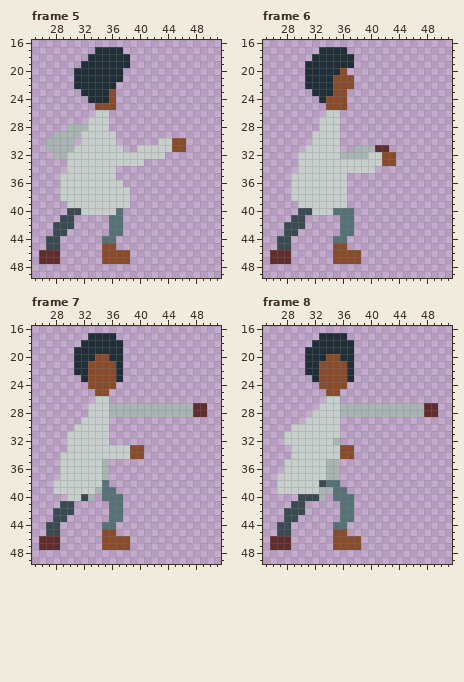
Two versions of one pixel-art file, Assets/Sprites/Player/mc_punch_1.aseprite. This is how it looked before the edit.
64x64 pixels, 8 frames. Shown: frame 5: x 25..51, y 16..49; frame 6: x 25..51, y 16..49; frame 7: x 25..51, y 16..49; frame 8: x 25..51, y 16..49. The commit also changed other frames, which this record leaves out.
After:
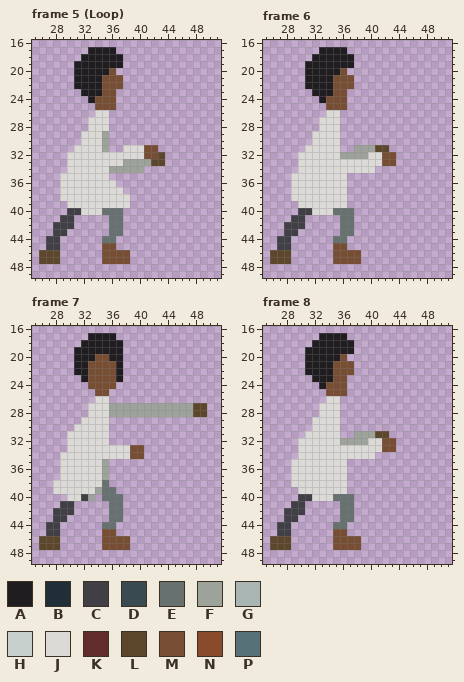
Palette (. is transparent): A #1f1d1f  B #202e37  C #3f3f45  D #394a50  E #667170  F #9da29b  G #a8b5b2  H #c7cfcc  J #dcdad7  K #602c2c  L #5c462c  M #774e33  N #884b2b  P #577277
Changes in this commit:
Changed rows in their new state; - is an unchanged pixel.
Frame 5 (Loop):
first column x 26:
17 -------AAAA.---------
18 ------AAAAAA.--------
19 -----AAAAAAA.--------
20 -----AAAAAM.---------
21 -----AAAAMMM---------
22 -----AAAAMMM---------
23 ------AAAMM----------
24 -------AMMM----------
25 --------MMM----------
26 --------JJ-----------
27 -------JJJ-----------
28 ----...JJJ-----------
29 --....JJJF.----------
30 -....-JJJF.------....
31 -....JJJJF..JJJMM....
32 --..JJJJJJJJJJJMML---
33 ----JJJJJJJJFFFFLL---
34 ----JJJJJJFFFFF------
35 ---JJJJJJJ.----------
36 ---JJJJJJJJ.---------
37 ---JJJJJJJJJ.--------
38 ---JJJJJJJJJJ--------
39 ----JJJJJJJJJ--------
40 ----CCJJJEEE---------
41 ---CC-----EE---------
42 --CCC-----EE---------
43 --CC------EE---------
44 -CC------EE----------
45 -CC------MM----------
46 LLL------MMMM--------
47 LLL------MMMM--------
Frame 6:
first column x 26:
17 -------AAAA-------
18 ------AAAAAA------
19 -----AAAAAAA------
20 -----AAAAAM-------
21 -----AAAAMMM------
22 -----AAAAMMM------
23 ------AAAMM-------
24 -------AMMM-------
25 --------MMM-------
26 --------JJ--------
27 -------JJJ--------
28 -------JJJ--------
29 ------JJJJ--------
30 ------JJJJ--------
31 -----JJJJJ--FFFLL-
32 ----JJJJJJFFFFJJMM
33 ----JJJJJJJJJJJJMM
34 ----JJJJJJJJJJJ---
35 ---JJJJJJJJ-------
36 ---JJJJJJJJ-------
37 ---JJJJJJJJ-------
38 ---JJJJJJJJ-------
39 ----JJJJJJJ-------
40 ----CCJJJEEE------
41 ---CC-----EE------
42 --CCC-----EE------
43 --CC------EE------
44 -CC------EE-------
45 -CC------MM-------
46 LLL------MMMM-----
47 LLL------MMMM-----
Frame 7:
first column x 26:
17 -------AAAA-------------
18 ------AAAAAA------------
19 -----AAAAAAA------------
20 -----AAAMMAA------------
21 -----AAMMMMA------------
22 -----AAMMMMA------------
23 ------AMMMMA------------
24 -------MMMM-------------
25 --------MM--------------
26 --------JJ--------------
27 -------JJJFFFFFFFFFFFFLL
28 -------JJJFFFFFFFFFFFFLL
29 ------JJJJ--------------
30 -----JJJJJ--------------
31 ----JJJJJJ--------------
32 ----JJJJJJ--------------
33 ----JJJJJJJJJMM---------
34 ---JJJJJJJJJJMM---------
35 ---JJJJJJF--------------
36 ---JJJJJJF--------------
37 ---JJJJJJF--------------
38 --JJJJJJJE--------------
39 --JJJJJJFEE-------------
40 ----JJCF-EEE------------
41 ---CC-----EE------------
42 --CCC-----EE------------
43 --CC------EE------------
44 -CC------EE-------------
45 -CC------MM-------------
46 LLL------MMMM-----------
47 LLL------MMMM-----------
Frame 8:
first column x 26:
17 -------AAAA-------------
18 ------AAAAAA------------
19 -----AAAAAAA------------
20 -----AAAAAM.------------
21 -----AAAAMMM------------
22 -----AAAAMMM------------
23 ------AAAMM.------------
24 -------AMMM-------------
25 --------MMM-------------
26 --------JJ--------------
27 -------JJJ..............
28 ------.JJJ..............
29 -----.JJJJ--------------
30 ---...JJJJ--------------
31 --...JJJJJ--FFFLL-------
32 --..JJJJJJFFFFJJMM------
33 ---.JJJJJJJJJJJJMM------
34 ---.JJJJJJJJJJJ---------
35 --.JJJJJJJJ-------------
36 --.JJJJJJJJ-------------
37 -..JJJJJJJJ-------------
38 -..JJJJJJJJ-------------
39 -...JJJJJJJ-------------
40 ----CCJJJEEE------------
41 ---CC-----EE------------
42 --CCC-----EE------------
43 --CC------EE------------
44 -CC------EE-------------
45 -CC------MM-------------
46 LLL------MMMM-----------
47 LLL------MMMM-----------
Changed places in both pictures, as pixel boxes (x1, y1, x2, y2):
changed: (39, 47, 186, 264)
changed: (270, 47, 396, 264)
changed: (39, 333, 207, 550)
changed: (270, 333, 438, 550)
